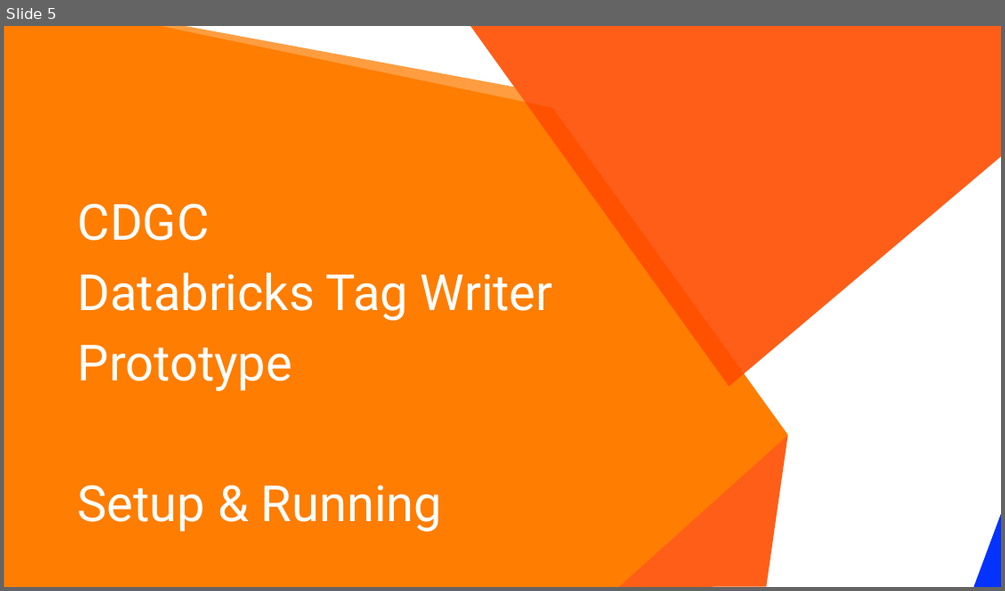
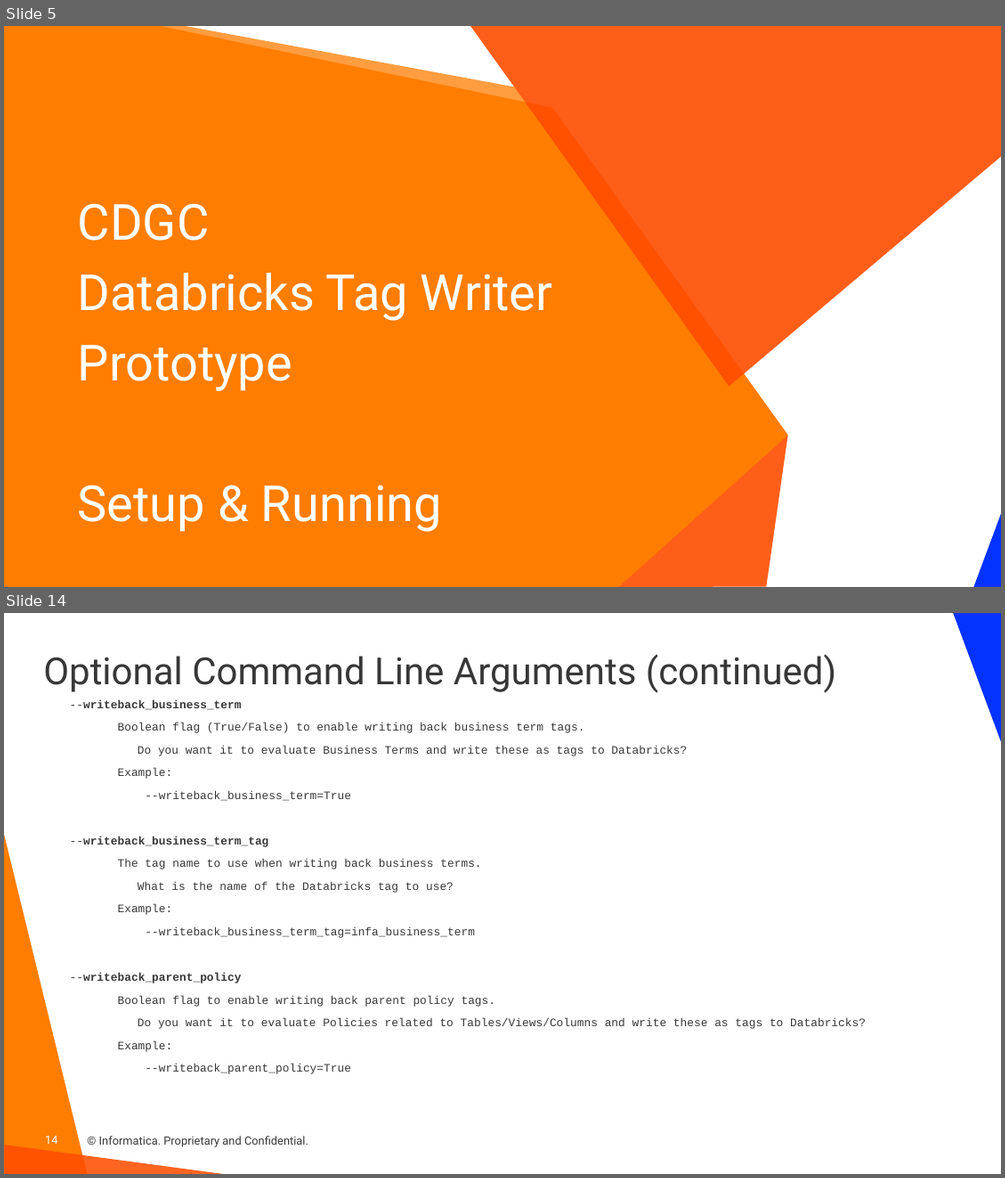
Before and after one commit to haystraw/Informatica_Databricks_Tag_Writer, a slide deck: CDGC Databricks Tag Writer.pptx. Shown one above the other, each under a label of ours: slide 5 before the commit, slides 5 and 14 after it; the slides between them are not shown. The pictures are 1005x591 and 1005x1178 pixels, drawn with LibreOffice and Linux fonts; fonts in the diff are those of the drawing; background and template pictures are left out. Boxes give left, top, right and bottom in pixels: in the first picture for what was removed or moved away, otherwise in the second. Text is boxed around its words. In the diff, an @@ line names an element or a change of style, - is before the commit and + after.

Commit message:
v20250709 Added pagination to searches to large environments Moved config parameters to config file, and added ability to override using command line parameters

```diff
--- a/CDGC Databricks Tag Writer.pptx
+++ b/CDGC Databricks Tag Writer.pptx
@@ slide 14 added at bbox=[4, 613, 1001, 1174], background #FFFFFF @@
@@ right triangle added at bbox=[953, 613, 1001, 742], fill #0432FF @@
@@ title added at bbox=[43, 654, 836, 693], 36 pt, text #373737 @@
+Optional Command Line Arguments (continued)
@@ text added at bbox=[70, 699, 866, 1074], 11 pt, text #373737 @@
+--writeback_business_term
+Boolean flag (True/False) to enable writing back business term tags.
+Do you want it to evaluate Business Terms and write these as tags to Databricks?
+Example:
+--writeback_business_term=True
+--writeback_business_term_tag
+The tag name to use when writing back business terms.
+What is the name of the Databricks tag to use?
+Example:
+--writeback_business_term_tag=infa_business_term
+--writeback_parent_policy
+Boolean flag to enable writing back parent policy tags.
+Do you want it to evaluate Policies related to Tables/Views/Columns and write these as tags to Databricks?
+Example:
+--writeback_parent_policy=True
@@ right triangle added at bbox=[4, 833, 88, 1174], fill #FF7D00 @@
@@ right triangle added at bbox=[4, 1144, 223, 1174], fill #FF4D00 at 87% opacity @@
@@ page number added at bbox=[45, 1135, 57, 1143], 11 pt, text #FFFFFF @@
+14
@@ text added at bbox=[99, 1135, 308, 1147], 11 pt, text #373737 @@
+© Informatica. Proprietary and Confidential.
```
Also in this commit, not shown: 6 slides changed, 10 other slides added, 7 other files.
